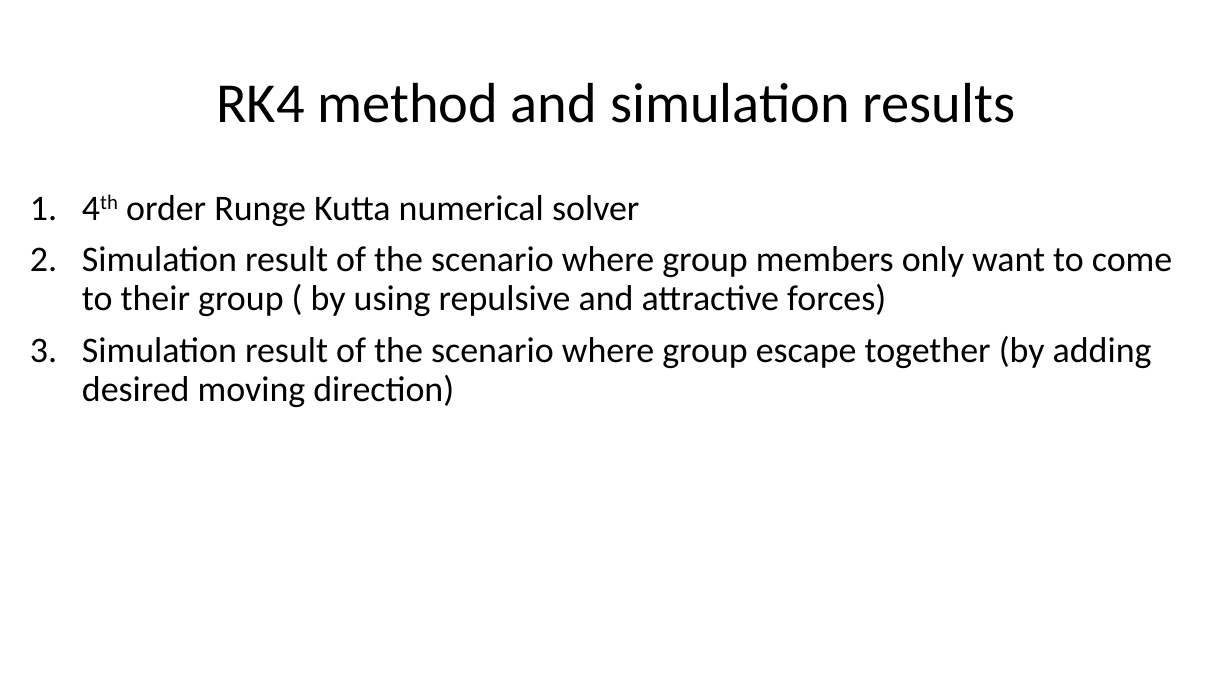
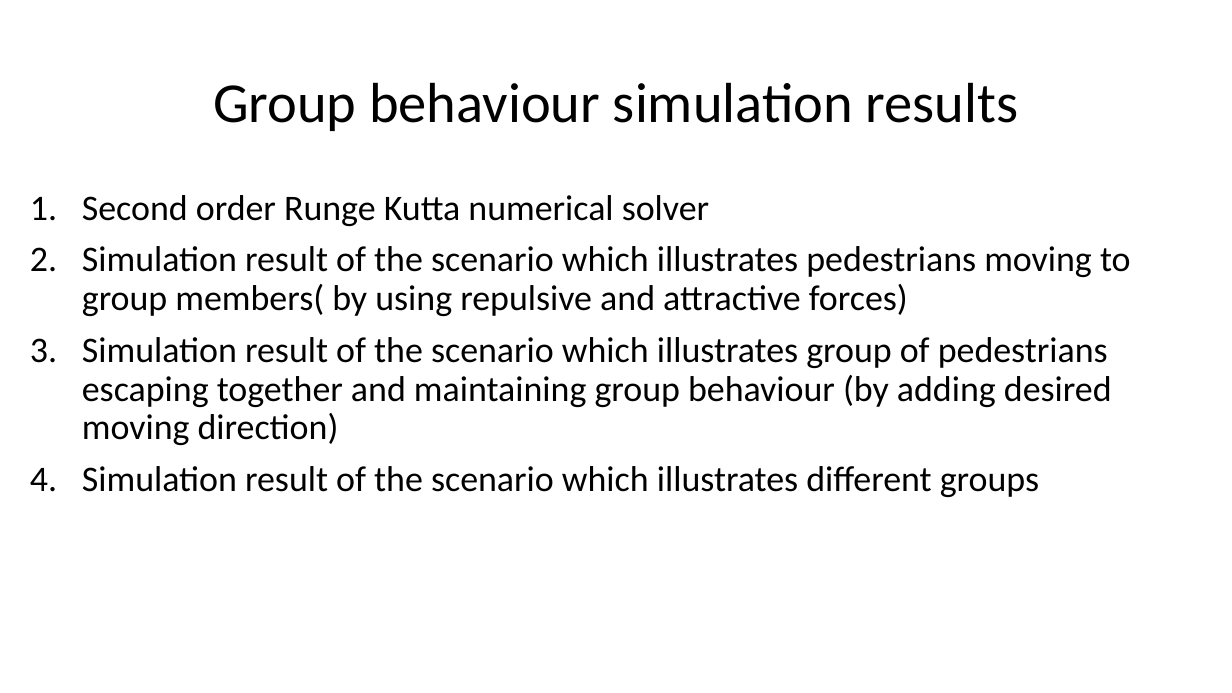
Before and after one commit to vietqvo/GroupModelling, a slide deck: slide 1 of meetings/Group Dynamics 5.pptx. Drawn at 1232x693 pixels with LibreOffice and Linux fonts; fonts in the diff are those of the drawing. Boxes give left, top, right and bottom in pixels: in the first picture for what was removed or moved away, otherwise in the second. Text is boxed around its words. In the diff, an @@ line names an element or a change of style, - is before the commit and + after.

```diff
--- a/meetings/Group Dynamics 5.pptx
+++ b/meetings/Group Dynamics 5.pptx
@@ title at [213, 82, 1019, 131]: text changed @@
-RK4 method and simulation results
+Group behaviour simulation results
@@ text at [82, 195, 1131, 497]: text changed @@
-1. 4th order Runge Kutta numerical solver
-2. Simulation result of the scenario where group members only want to come to their group ( by using repulsive and attractive forces)
-3. Simulation result of the scenario where group escape together (by adding desired moving direction)
+1. Second order Runge Kutta numerical solver
+2. Simulation result of the scenario which illustrates pedestrians moving to group members( by using repulsive and attractive forces)
+3. Simulation result of the scenario which illustrates group of pedestrians escaping together and maintaining group behaviour (by adding desired moving direction)
+4. Simulation result of the scenario which illustrates different groups
```
Also in this commit, not shown: 7 other slides changed, 3 slides added, 1 other file.
